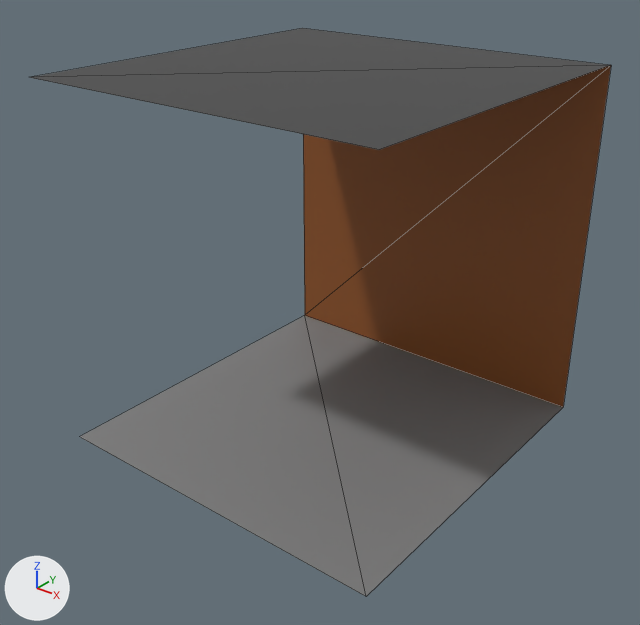
Renders of the glTF model ressources/models/wall_2.glb from each side of a commit.
Camera for both pictures: a camera (50 mm lens) standing at (4.04, -5.16, 4.23) and looking at (0.05, -0.18, 1.14). Arrows for +X, +Y and +Z are at lower left; the lights stay in place. Mesh edges are drawn as thin lines. Vertices at the same position are counted once.
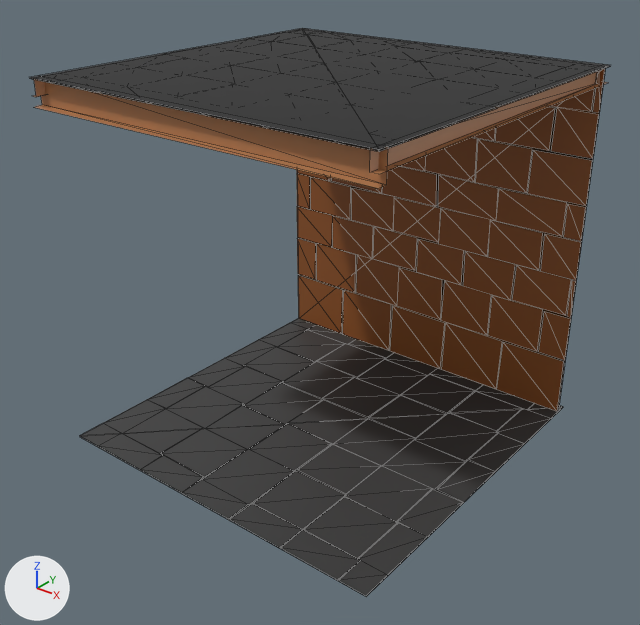
Commit message: Wall models

Changed parts and their boxes (x1, y1, x2, y2) in the pictures (640 x 625 px):
```json
{"part": 1, "of": "me_cube", "change": "added", "after": [31, 66, 611, 595]}
```

Edits to the scene script, one JSON object a line:
```json
{"block": "me_cube", "where": "# used by ob_cube; location = (0.0, 0.0, 0.0)"}
{"op": "remove", "block": "me_cube", "code": "me_cube.from_pydata(...)  # 8 vertices, 6 faces; spans x -1.5..1.5, y -1.5..1.5, z 0.0..3.0"}
{"op": "add", "block": "me_cube", "code": "me_cube.from_pydata(...)  # 602 vertices, 318 faces; spans x -1.5..1.5, y -1.5..1.5, z 0.0..3.0"}
{"block": "me_cube", "change": "me_cube part 1: 594 vertices added at x -1.5..1.5, y -1.5..1.5, z 0.0..3.0"}
```
